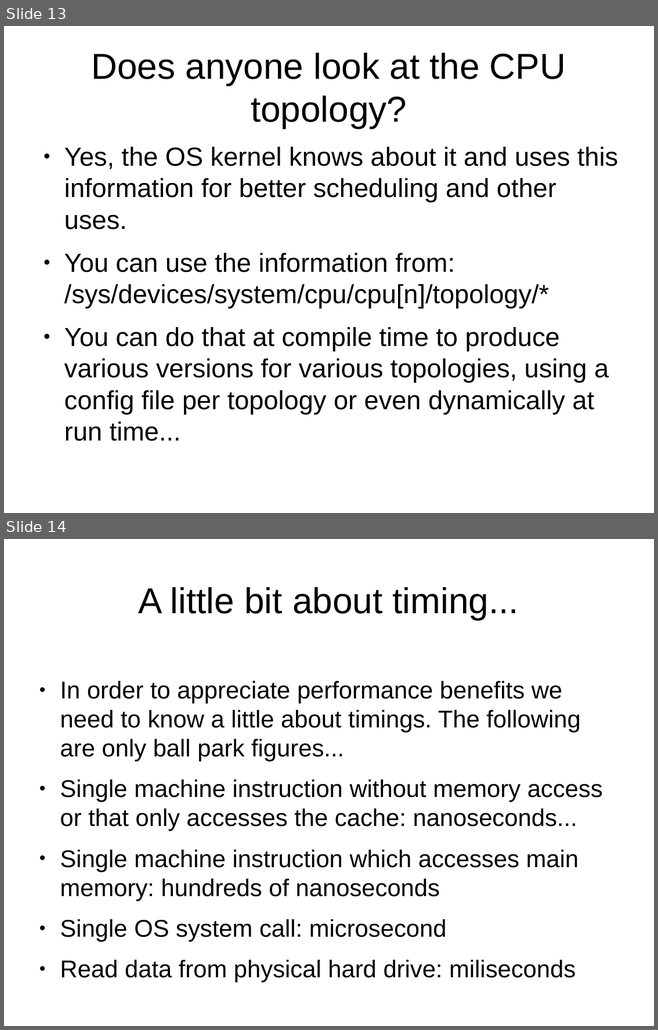
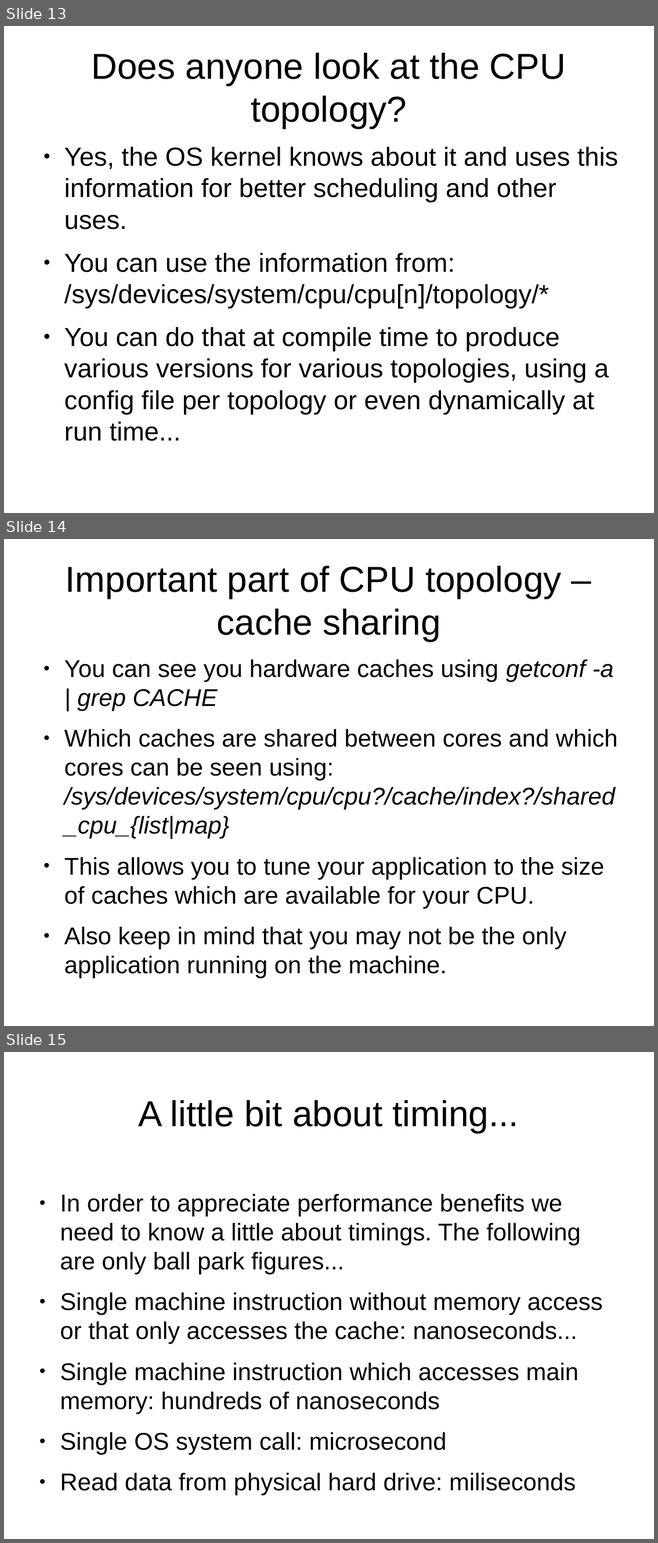
Before and after one commit to kalmuthu/slides, a slide deck: odp/multicore.odp. Shown one above the other, each under a label of ours: slides 13 and 14 before the commit, slides 13, 14 and 15 after it. The pictures are 658x1030 and 658x1543 pixels, drawn with LibreOffice and Linux fonts; fonts in the diff are those of the drawing. Boxes give left, top, right and bottom in pixels: in the first picture for what was removed or moved away, otherwise in the second. Text is boxed around its words. In the diff, an @@ line names an element or a change of style, - is before the commit and + after.

Commit message:
added debugging slides by GBY

```diff
--- a/odp/multicore.odp
+++ b/odp/multicore.odp
@@ slide 14 added at <box>4,539,654,1026</box>, background #FFFFFF @@
@@ title added at <box>65,566,561,642</box>, 44 pt, text #000000 @@
+Important part of CPU topology – cache sharing
@@ text added at <box>64,659,618,979</box>, 29.6 pt, text #000000 @@
+● You can see you hardware caches using getconf -a | grep CACHE
+● Which caches are shared between cores and which cores can be seen using: /sys/devices/system/cpu/cpu?/cache/index?/shared_cpu_{list|map}
+● This allows you to tune your application to the size of caches which are available for your CPU.
+● Also keep in mind that you may not be the only application running on the machine.
@@ what was slide 14 is now slide 15 @@
```
Also in this commit, not shown: 1 other file.
